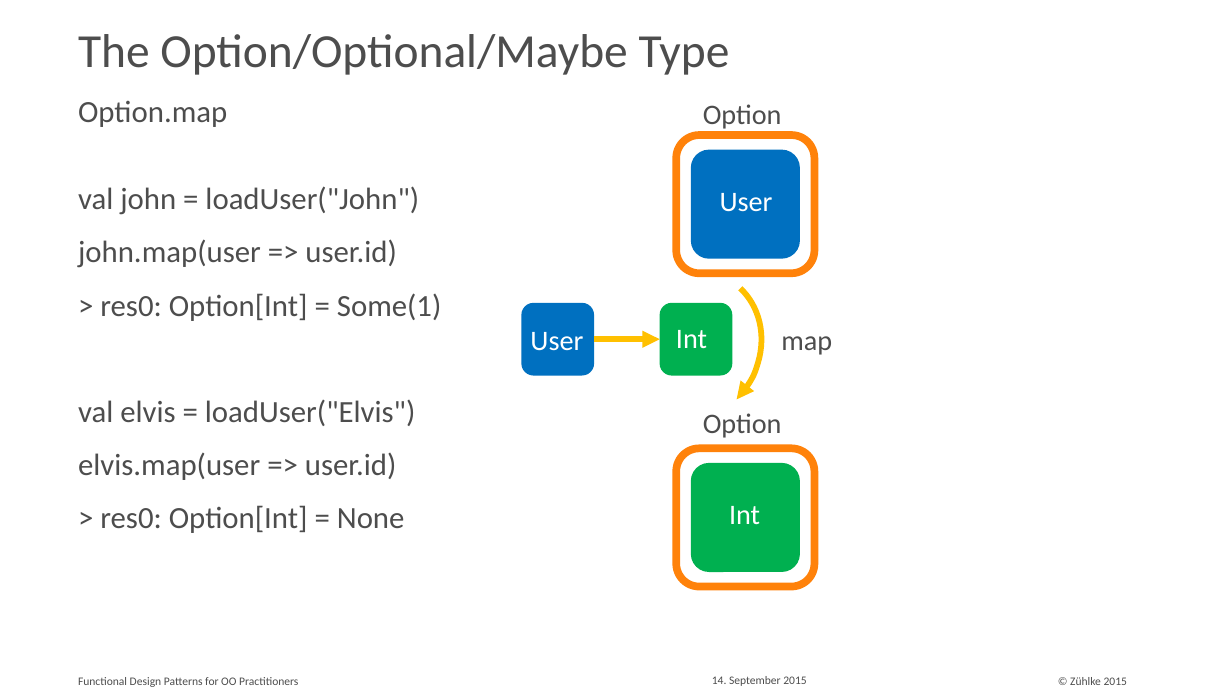
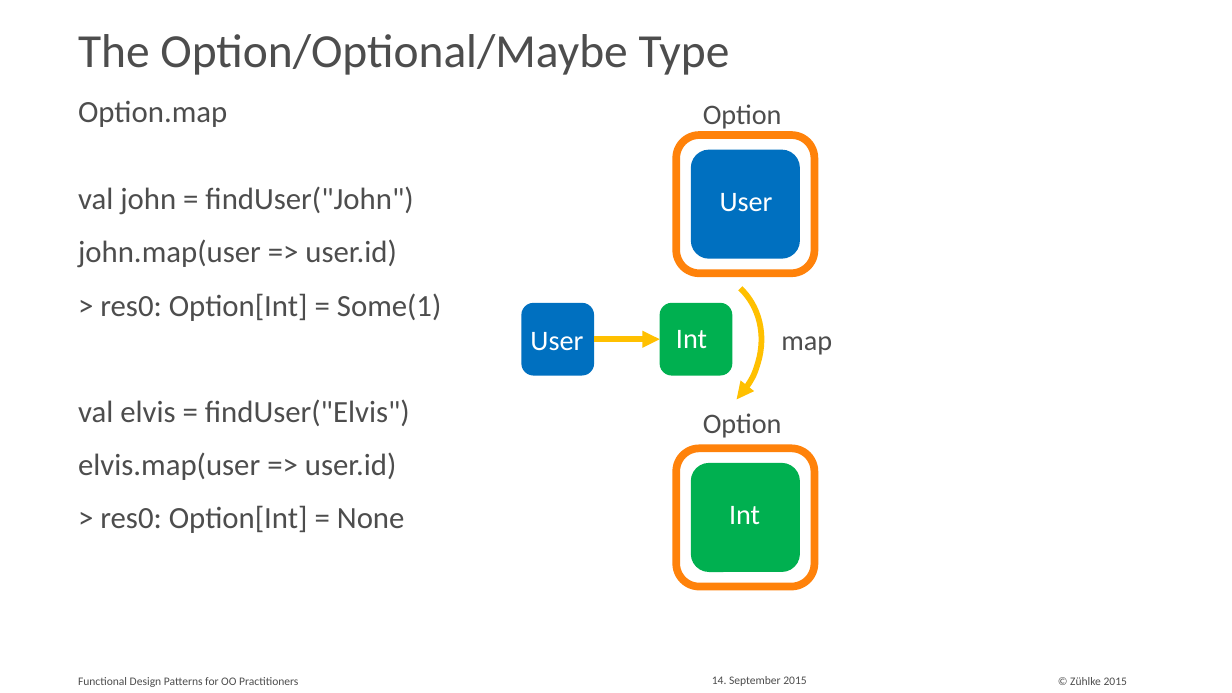
Before and after one commit to aax/zdays-fp-patterns, a slide deck: slide 19 of Functional Design Patterns for OO Practitioners.pptx. Drawn at 1232x693 pixels with LibreOffice and Linux fonts; fonts in the diff are those of the drawing. Boxes give left, top, right and bottom in pixels: in the first picture for what was removed or moved away, otherwise in the second. Text is boxed around its words. In the diff, an @@ line names an element or a change of style, - is before the commit and + after.

```diff
--- a/Functional Design Patterns for OO Practitioners.pptx
+++ b/Functional Design Patterns for OO Practitioners.pptx
@@ text at (78, 186, 413, 215): text changed @@
-val john = loadUser("John")
+val john = findUser("John")
@@ text at (78, 399, 410, 426): text changed @@
-val elvis = loadUser("Elvis")
+val elvis = findUser("Elvis")
```
Also in this commit, not shown: 8 other slides changed, 3 other files.
